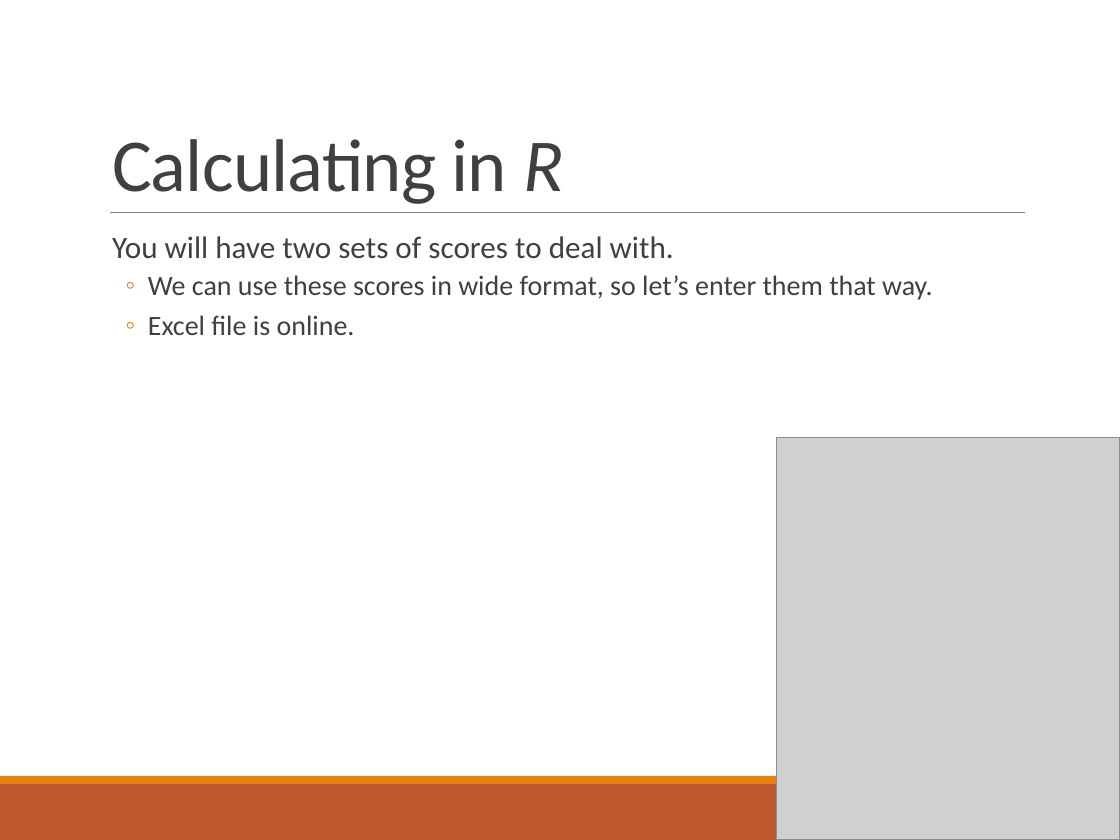
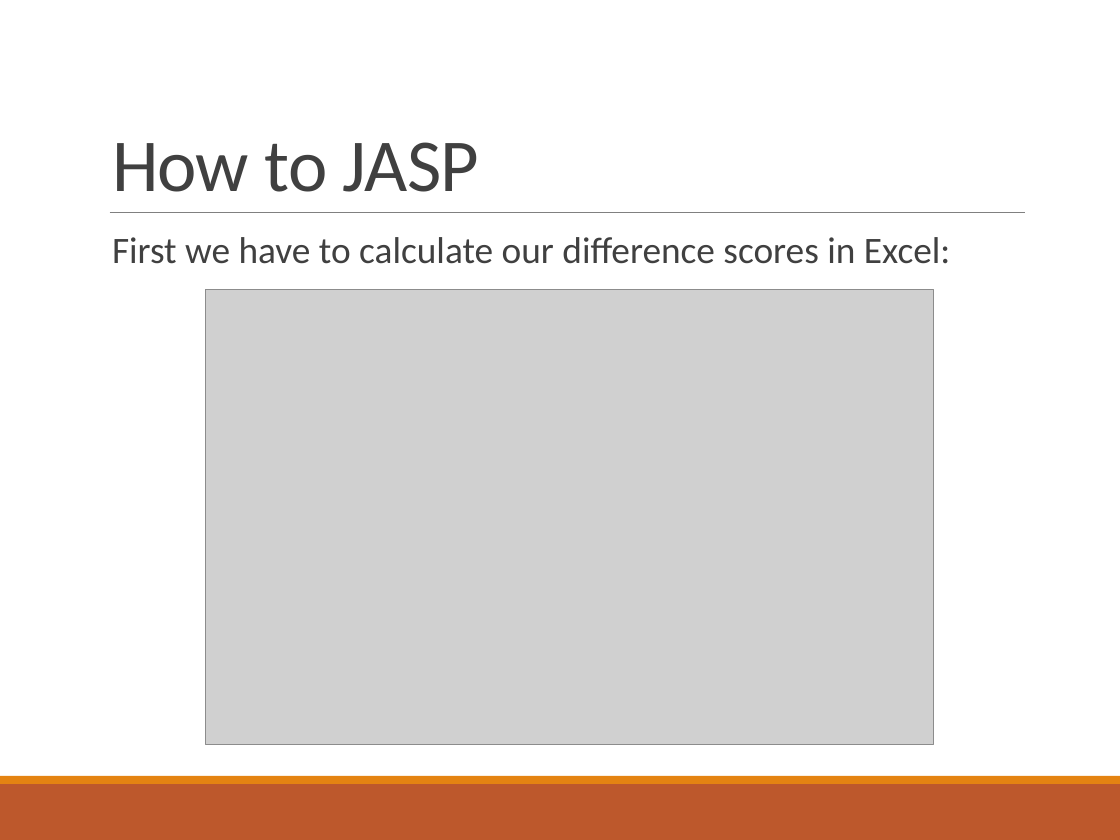
Before and after one commit to doomlab/PSY-200, a slide deck: slide 22 of Fall2018 Lecture Notes/Chapter 10 Lecture.pptx (slide 17 before the commit). Drawn at 1120x840 pixels with LibreOffice and Linux fonts; fonts in the diff are those of the drawing; grey boxes stand for pictures. Boxes give left, top, right and bottom in pixels: in the first picture for what was removed or moved away, otherwise in the second. Text is boxed around its words. In the diff, an @@ line names an element or a change of style, - is before the commit and + after.

```diff
--- a/Fall2018 Lecture Notes/Chapter 10 Lecture.pptx
+++ b/Fall2018 Lecture Notes/Chapter 10 Lecture.pptx
@@ title at (112,142,479,192): text changed @@
-Calculating in R
+How to JASP
@@ text at (112,237,950,264): text changed; size 18 to 24 pt @@
-  You will have two sets of scores to deal with.
-  ◦ We can use these scores in wide format, so let’s enter them that way.
-  ◦ Excel file is online.
+  First we have to calculate our difference scores in Excel:
@@ picture added at (205,289,933,744) @@
@@ picture removed at (776,437,1120,840) @@
```
Also in this commit, not shown: 20 other slides changed, 7 slides added, 4 slides removed, 4 other files.
